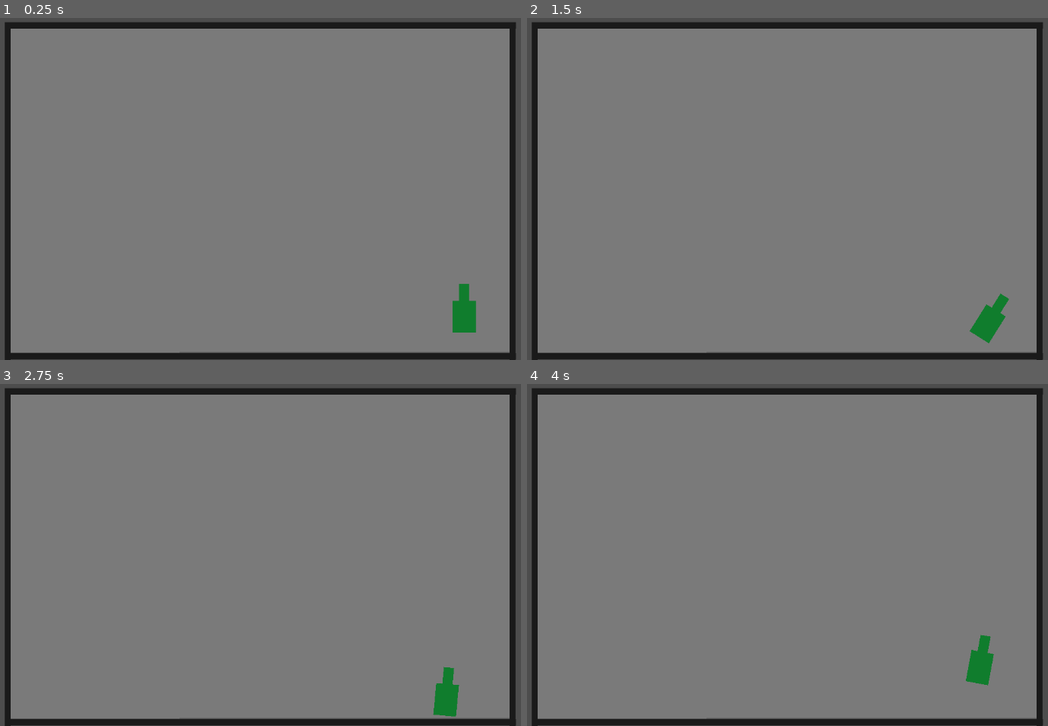
Above: before the commit, frames 1-4 (two rows, left to right).
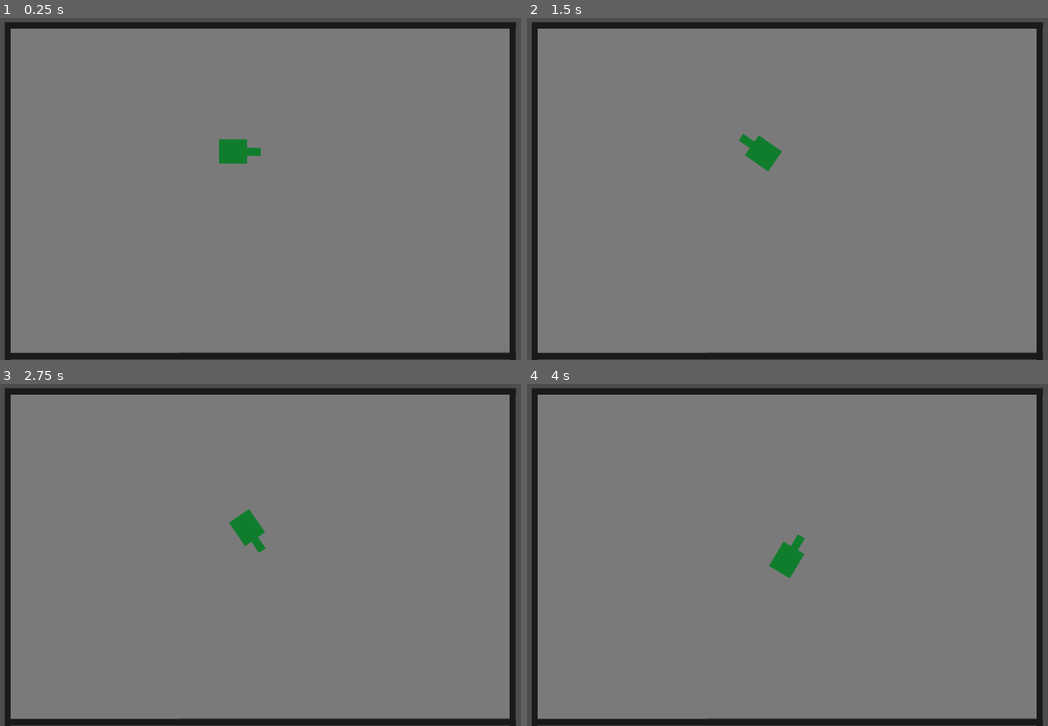
Above: after the commit, the same moments.

Repository: stefanlple/Tankman
Game: Godot game, scene res://base.tscn
Same seed, same stepped clock (60 frames per second), same inputs: the game is played once before the commit and once after it.
Inputs:
- Up to frame 1 (0.25 s): no input
- Up to frame 2 (1.5 s): tap Enter at 0.5 s; hold D (roatright_player1) 0.53-1.28 s; hold Q (Shooting_player1, bound only after the commit) 0.53-1.28 s; hold S (move_down_player1) from 1.28 s (still down); tap Q (Shooting_player1, bound only after the commit) at 1.35 s
- Up to frame 3 (2.75 s): release S (move_down_player1) at 2.03 s; hold D (roatright_player1) from 2.03 s (still down); hold Q (Shooting_player1, bound only after the commit) from 2.03 s (still down)
- Up to frame 4 (4 s): release D (roatright_player1) at 2.78 s; release Q (Shooting_player1, bound only after the commit) at 2.78 s; hold W (move_up_player1) 2.78-3.53 s; tap Q (Shooting_player1, bound only after the commit) at 2.85 s; hold A (roatleft_layer1) from 3.53 s (still down); hold Q (Shooting_player1, bound only after the commit) from 3.53 s (still down)

The runs differ from the first frame. In frame 1, 1.0% of the frame differs, in the area x 42-92%, y 35-92%; in frame 2, 1.0%; in frame 3, 1.0%; in frame 4, 1.0%.
Error after the commit: Invalid call. Nonexistent function 'get_position' in base 'Node'. (res://PlayerTank.gd:39)

Commit message:
Better Control

Diff:
--- /dev/null
+++ b/BulletTank.tscn
@@ -0,0 +1,18 @@
+[gd_scene load_steps=3 format=3 uid="uid://crxp268bh0lav"]
+
+[ext_resource type="Texture2D" uid="uid://cm24tom568rvg" path="res://pixil-frame-0 (2).png" id="1_wcqsy"]
+
+[sub_resource type="RectangleShape2D" id="RectangleShape2D_5fym2"]
+
+[node name="RigidBody2D" type="RigidBody2D"]
+position = Vector2(2, 4)
+gravity_scale = 0.0
+
+[node name="Pixil-frame-0(2)" type="Sprite2D" parent="."]
+position = Vector2(35, 18)
+scale = Vector2(0.1, 0.05)
+texture = ExtResource("1_wcqsy")
+
+[node name="CollisionShape2D" type="CollisionShape2D" parent="."]
+scale = Vector2(0.1, 0.05)
+shape = SubResource("RectangleShape2D_5fym2")
--- /dev/null
+++ b/PlayerTank.gd
@@ -0,0 +1,46 @@
+extends CharacterBody2D
+
+
+const SPEED = 444
+var bullet = preload("res://BulletTank.tscn")
+var bullet_speed = 200;
+
+var rotspeed = 5;
+@export var torque = 200
+@export var playerOne = true
+var ControlMap = [[],[]]
+@onready var timer = get_node("Timer")
+@onready var Shootingpoint = get_node("Turret/ShootingPoint")
+var canShoot = true;
+
+
+func _physics_process(delta):
+	velocity = Vector2()
+	if Input.is_action_pressed("move_up_player1"):
+		velocity = Vector2(SPEED,0).rotated(rotation)
+	if Input.is_action_pressed("move_down_player1"):
+		velocity = Vector2(-SPEED/2,0).rotated(rotation)
+	var rotation_direction = 0
+	if Input.is_action_pressed("roatright_player1"):
+		rotation_direction += 1
+	if Input.is_action_pressed("roatleft_layer1"):
+		rotation_direction -= 1
+	rotation += rotspeed*rotation_direction * delta
+	if Input.is_action_pressed("Shooting_player1"):
+		if(canShoot):
+			fire()
+	move_and_slide()
+
+
+func fire():
+	canShoot = false
+	timer.start()
+	var bullet_inst = bullet.instantiate()
+	bullet_inst.set_position(Shootingpoint.get_position())
+	bullet_inst.set_rotation_degrees(get_rotation_degrees())
+	bullet_inst.apply_impulse(Vector2(),Vector2(bullet_speed,0).rotated(rotation))
+	get_tree().get_root().call_deferred("add_child",bullet_inst)
+
+
+func _on_timer_timeout():
+	canShoot = true;
--- a/TankControl.gd
+++ /dev/null
@@ -1,24 +0,0 @@
-extends RigidBody2D
-
-
-# Called when the node enters the scene tree for the first time.
-var thrust = Vector2(0, -250)
-@export var torque = 200
-@export var playerOne = true;
-var ControlMap = [[],[]]
-
-func _integrate_forces(state):
-	if Input.is_action_pressed("move_up_player1"):
-		state.apply_central_force(thrust.rotated(rotation))
-	else:
-		linear_velocity = Vector2(0,0)
-	if Input.is_action_pressed("move_down_player1"):
-		state.apply_central_force(-thrust.rotated(rotation))
-	else:
-		linear_velocity = Vector2(0,0)
-	var rotation_direction = 0
-	if Input.is_action_pressed("roatright_player1"):
-		rotation_direction += 1
-	if Input.is_action_pressed("roatleft_layer1"):
-		rotation_direction -= 1
-	state.apply_torque(rotation_direction*torque)
--- a/base.tscn
+++ b/base.tscn
@@ -3,7 +3,7 @@
 [ext_resource type="Texture2D" uid="uid://bel38g2o6k6q1" path="res://pixil-frame-0.png" id="1_nc2hw"]
 [ext_resource type="Texture2D" uid="uid://dvl6yj3j3ea2x" path="res://pixil-frame-0 (1).png" id="2_17fh0"]
 [ext_resource type="Texture2D" uid="uid://cm24tom568rvg" path="res://pixil-frame-0 (2).png" id="3_3bgd5"]
-[ext_resource type="Script" path="res://TankControl.gd" id="4_58m1m"]
+[ext_resource type="Script" path="res://PlayerTank.gd" id="3_g4k7r"]
 
 [sub_resource type="RectangleShape2D" id="RectangleShape2D_ajqe5"]
 size = Vector2(1597.12, 1703.31)
@@ -105,30 +105,32 @@
 position = Vector2(5.01221, -56.7769)
 shape = SubResource("RectangleShape2D_o0m36")
 
-[node name="RigidBody2D" type="RigidBody2D" parent="."]
-z_as_relative = false
-position = Vector2(4303, 2799)
+[node name="CharacterBody2D" type="CharacterBody2D" parent="."]
+position = Vector2(2108, 1225)
+scale = Vector2(1.4, 1.2)
+motion_mode = 1
+slide_on_ceiling = false
+script = ExtResource("3_g4k7r")
+
+[node name="CollisionShape2D2" type="CollisionShape2D" parent="CharacterBody2D"]
+position = Vector2(4293.74, 2790.28)
 scale = Vector2(0.1525, 0.145)
-mass = 0.01
-gravity_scale = 0.0
-can_sleep = false
-script = ExtResource("4_58m1m")
-
-[node name="CollisionShape2D2" type="CollisionShape2D" parent="RigidBody2D"]
-position = Vector2(-1.7207, -4.99902)
-scale = Vector2(1, 1)
 shape = SubResource("RectangleShape2D_lyhrb")
 
-[node name="Pixil-frame-0(2)" type="Sprite2D" parent="RigidBody2D"]
-z_index = 2
-y_sort_enabled = true
-position = Vector2(0, -6.89453)
-scale = Vector2(-0.134643, 0.187926)
+[node name="Pixil-frame-0(2)" type="Sprite2D" parent="CharacterBody2D"]
+z_index = 1
+position = Vector2(2, 2)
+scale = Vector2(0.12, 0.12)
 texture = ExtResource("3_3bgd5")
 
-[node name="Pixil-frame-0(2)" type="Sprite2D" parent="RigidBody2D/Pixil-frame-0(2)"]
-z_index = 2
-y_sort_enabled = true
-position = Vector2(6.96094, -1064.35)
-scale = Vector2(-0.448679, 0.713111)
+[node name="Turret" type="Sprite2D" parent="CharacterBody2D"]
+z_index = 1
+position = Vector2(94, 6)
+scale = Vector2(0.119998, -0.0400006)
 texture = ExtResource("3_3bgd5")
+
+[node name="ShootingPoint" type="Node" parent="CharacterBody2D/Turret"]
+
+[node name="Timer" type="Timer" parent="CharacterBody2D"]
+
+[connection signal="timeout" from="CharacterBody2D/Timer" to="CharacterBody2D" method="_on_timer_timeout"]
--- a/project.godot
+++ b/project.godot
@@ -37,6 +37,11 @@
 "events": [Object(InputEventKey,"resource_local_to_scene":false,"resource_name":"","device":-1,"window_id":0,"alt_pressed":false,"shift_pressed":false,"ctrl_pressed":false,"meta_pressed":false,"pressed":false,"keycode":0,"physical_keycode":68,"key_label":0,"unicode":100,"echo":false,"script":null)
 ]
 }
+Shooting_player1={
+"deadzone": 0.5,
+"events": [Object(InputEventKey,"resource_local_to_scene":false,"resource_name":"","device":-1,"window_id":0,"alt_pressed":false,"shift_pressed":false,"ctrl_pressed":false,"meta_pressed":false,"pressed":false,"keycode":0,"physical_keycode":81,"key_label":0,"unicode":113,"echo":false,"script":null)
+]
+}
 
 [rendering]
 
